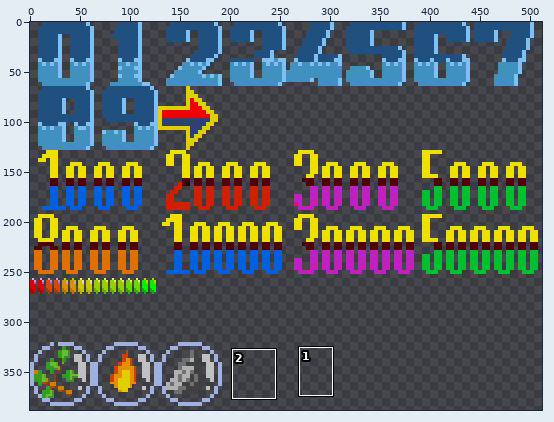
Edited in one commit: sprite sheet (Solution/Resource/Rock/UI/ui.png). Above, an overview of the earlier version with the close-up marked.
Close-up. Before the commit:
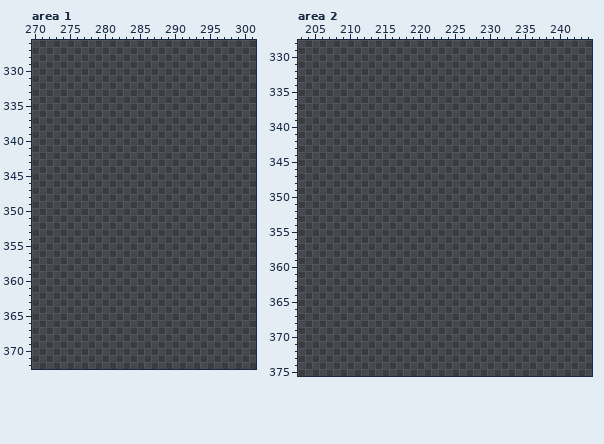
The file is 512x512 pixels. Pixels under 10% opacity are left out. Colours within 5 levels of each other are drawn and written as one. Shown: area 1: x 270..301, y 326..372; area 2: x 203..244, y 328..375. The wide view leaves out empty margins. The commit also changed other parts of the picture, which this record leaves out.
Palette (. is transparent): 
Once edited:
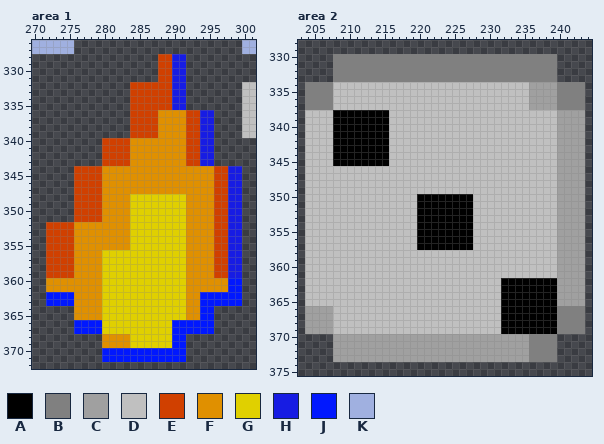
Colours new in this view: A #000000  B #808080  C #a0a0a0  D #c0c0c0  E #d04000  F #e09000  G #e0d000  H #171ce3  J #0118fe  K #a0b0e0
Difference:
Area 1:
y 326..327: x 270..275 ...... -> KKKKKK; x 300..301 .. -> KK
y 328..331: x 288..291 .... -> EEHH
y 332..335: x 284..291 ........ -> EEEEEEHH; x 300..301 .. -> DD
y 336..339: x 284..295 ............ -> EEEEFFFFEEHH; x 300..301 .. -> DD
y 340..343: x 280..295 ................ -> EEEEFFFFFFFFEEHH
y 344..347: x 276..299 ........................ -> EEEEFFFFFFFFFFFFFFFFEEHH
y 348..351: x 276..299 ........................ -> EEEEFFFFGGGGGGGGFFFFEEHH
y 352..355: x 272..299 ............................ -> EEEEFFFFFFFFGGGGGGGGFFFFEEHH
y 356..359: x 272..299 ............................ -> EEEEFFFFGGGGGGGGGGGGFFFFEEHH
y 360..361: x 272..299 ............................ -> FFFFFFFFGGGGGGGGGGGGFFFFFFJJ
y 362..363: x 272..299 ............................ -> JJJJFFFFGGGGGGGGGGGGFFJJJJJJ
y 364..365: x 276..295 .................... -> FFFFGGGGGGGGGGGGFFJJ
y 366..367: x 276..295 .................... -> JJJJGGGGGGGGGGJJJJJJ
y 368..369: x 280..291 ............ -> FFFFGGGGGGJJ
y 370..371: x 280..291 ............ -> JJJJJJJJJJJJ
Area 2:
y 330..333: x 208..239 ................................ -> BBBBBBBBBBBBBBBBBBBBBBBBBBBBBBBB
y 334..337: x 204..243 ........................................ -> BBBBDDDDDDDDDDDDDDDDDDDDDDDDDDDDCCCCBBBB
y 338..345: x 204..243 ........................................ -> DDDDAAAAAAAADDDDDDDDDDDDDDDDDDDDDDDDCCCC
y 346..349: x 204..243 ........................................ -> DDDDDDDDDDDDDDDDDDDDDDDDDDDDDDDDDDDDCCCC
y 350..357: x 204..243 ........................................ -> DDDDDDDDDDDDDDDDAAAAAAAADDDDDDDDDDDDCCCC
y 358..361: x 204..243 ........................................ -> DDDDDDDDDDDDDDDDDDDDDDDDDDDDDDDDDDDDCCCC
y 362..365: x 204..243 ........................................ -> DDDDDDDDDDDDDDDDDDDDDDDDDDDDAAAAAAAACCCC
y 366..369: x 204..243 ........................................ -> CCCCDDDDDDDDDDDDDDDDDDDDDDDDAAAAAAAABBBB
y 370..373: x 208..239 ................................ -> CCCCCCCCCCCCCCCCCCCCCCCCCCCCBBBB
Pixel boxes of the changes (left, top, right, bottom) in both close-ups:
added: (32, 40, 74, 54)
added: (242, 40, 256, 54)
added: (46, 54, 242, 362)
added: (242, 82, 256, 138)
added: (305, 54, 585, 362)
